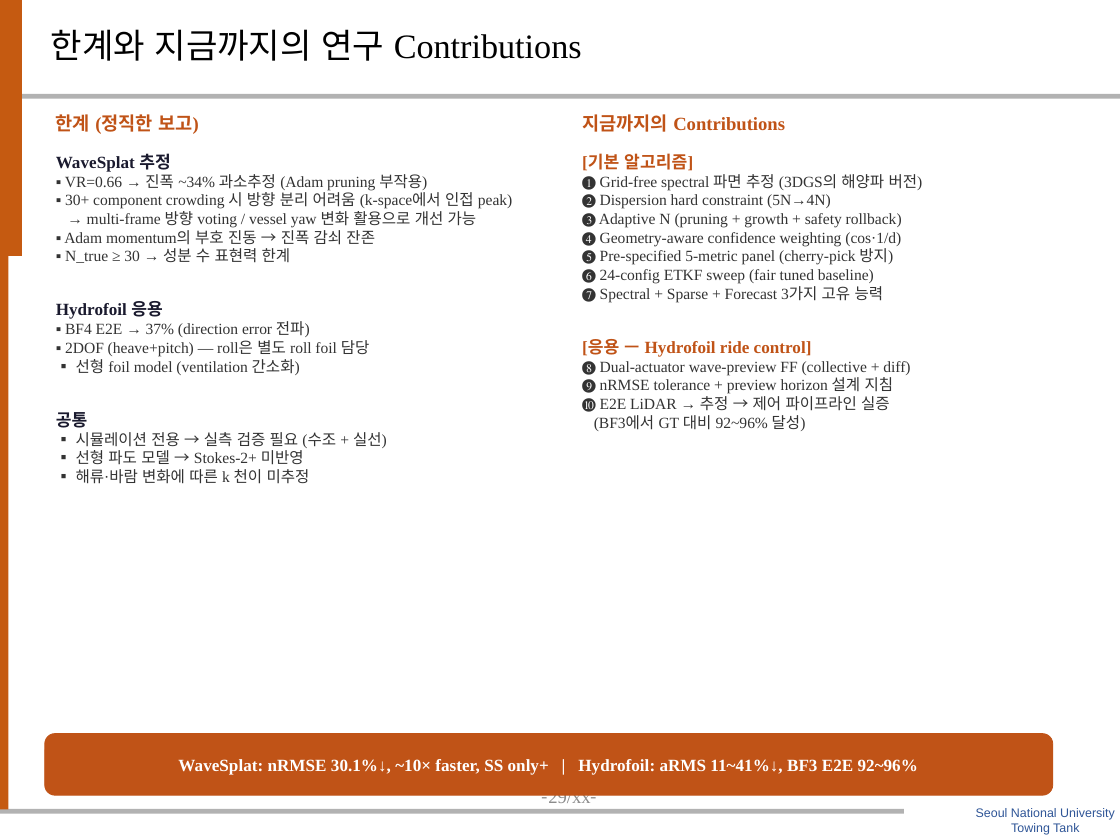
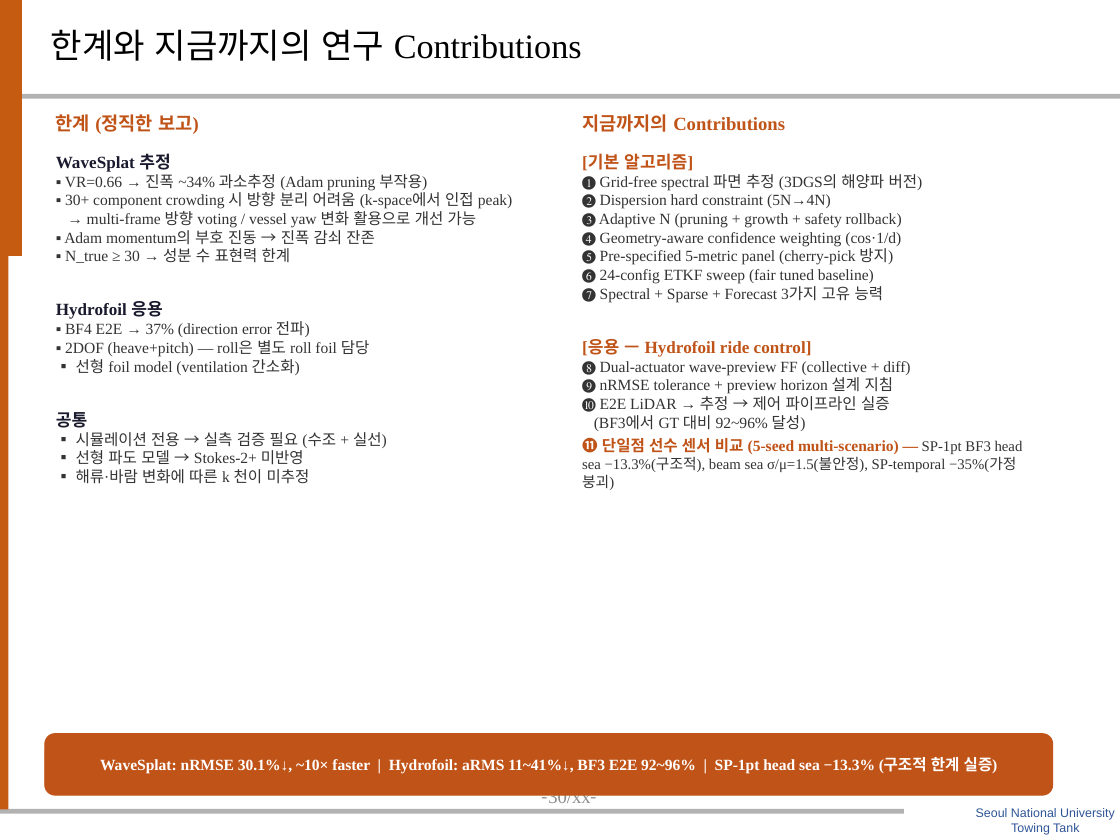
Before and after one commit to SAEYONGPARK94/wavesplat, a slide deck: slide 31 of wavesplat/docs/labmeeting_wavesplat.pptx (slide 30 before the commit). Drawn at 1120x840 pixels with LibreOffice and Linux fonts; fonts in the diff are those of the drawing; background and template pictures are left out. Boxes give left, top, right and bottom in pixels: in the first picture for what was removed or moved away, otherwise in the second. Text is boxed around its words. In the diff, an @@ line names an element or a change of style, - is before the commit and + after.

```diff
--- a/wavesplat/docs/labmeeting_wavesplat.pptx
+++ b/wavesplat/docs/labmeeting_wavesplat.pptx
@@ text at <box>582,438,1023,490</box>: paragraph added @@
+⓫ 단일점 선수 센서 비교 (5-seed multi-scenario) — SP-1pt BF3 head sea −13.3%(구조적), beam sea σ/μ=1.5(불안정), SP-temporal −35%(가정 붕괴)
@@ text in rounded rectangle at <box>100,757,998,774</box>: text changed; size 11 to 10 pt @@
-WaveSplat: nRMSE 30.1%↓, ~10× faster, SS only+ | Hydrofoil: aRMS 11~41%↓, BF3 E2E 92~96%
+WaveSplat: nRMSE 30.1%↓, ~10× faster | Hydrofoil: aRMS 11~41%↓, BF3 E2E 92~96% | SP-1pt head sea −13.3% (구조적 한계 실증)
@@ page number at <box>542,783,597,808</box>: text changed @@
--29/xx-
+-30/xx-
```
Also in this commit, not shown: 7 other slides changed, 1 slide added, 1 slide removed.
